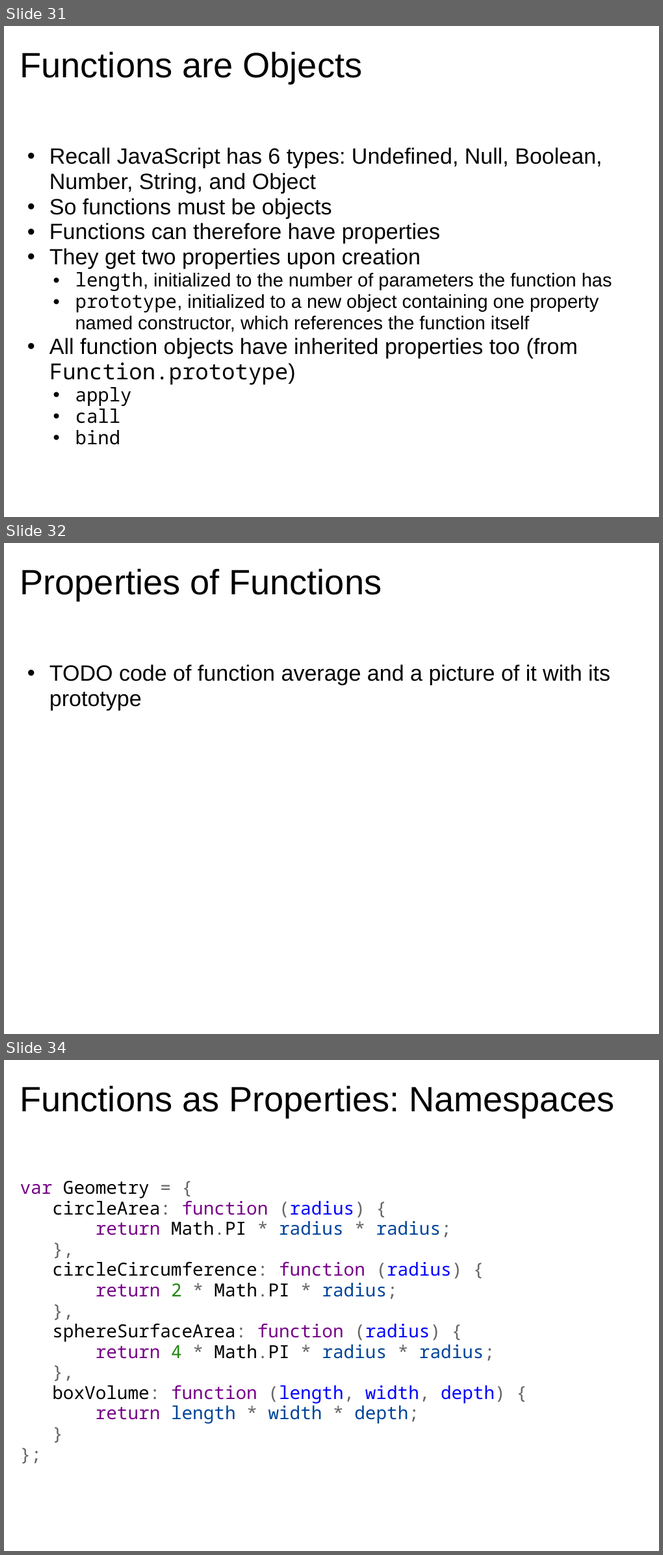
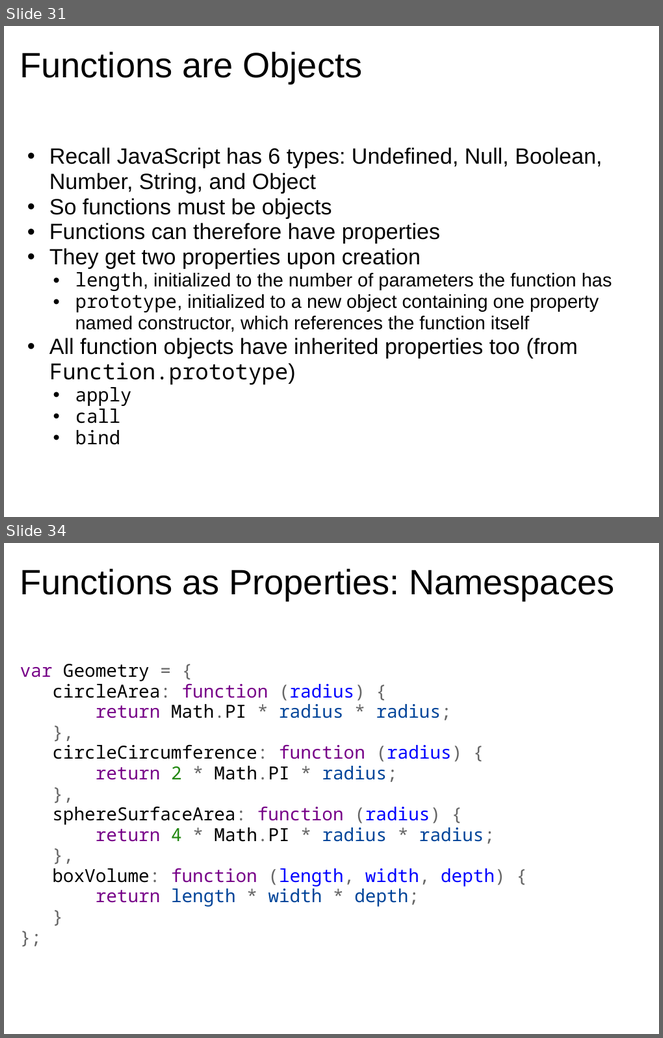
Before and after one commit to dondi/javascript-book, a slide deck: presentations/Chapter_5_Presentation.ppt. Shown one above the other, each under a label of ours: slides 31, 32 and 34 before the commit, slides 31 and 34 after it; the slides between them are not shown. The pictures are 663x1555 and 663x1038 pixels, drawn with LibreOffice and Linux fonts; fonts in the diff are those of the drawing; background and template pictures are left out. Boxes give left, top, right and bottom in pixels: in the first picture for what was removed or moved away, otherwise in the second. Text is boxed around its words. In the diff, an @@ line names an element or a change of style, - is before the commit and + after.

```diff
--- a/presentations/Chapter_5_Presentation.ppt
+++ b/presentations/Chapter_5_Presentation.ppt
@@ slide 32 removed at <box>4,543,659,1034</box>, background picture (left out) @@
@@ title removed at <box>20,568,382,601</box> @@
-Properties of Functions
@@ text removed at <box>50,665,610,710</box> @@
-  • TODO code of function average and a picture of it with its prototype
```
Also in this commit, not shown: 3 slides changed, 6 slides added, 3 other slides removed.
